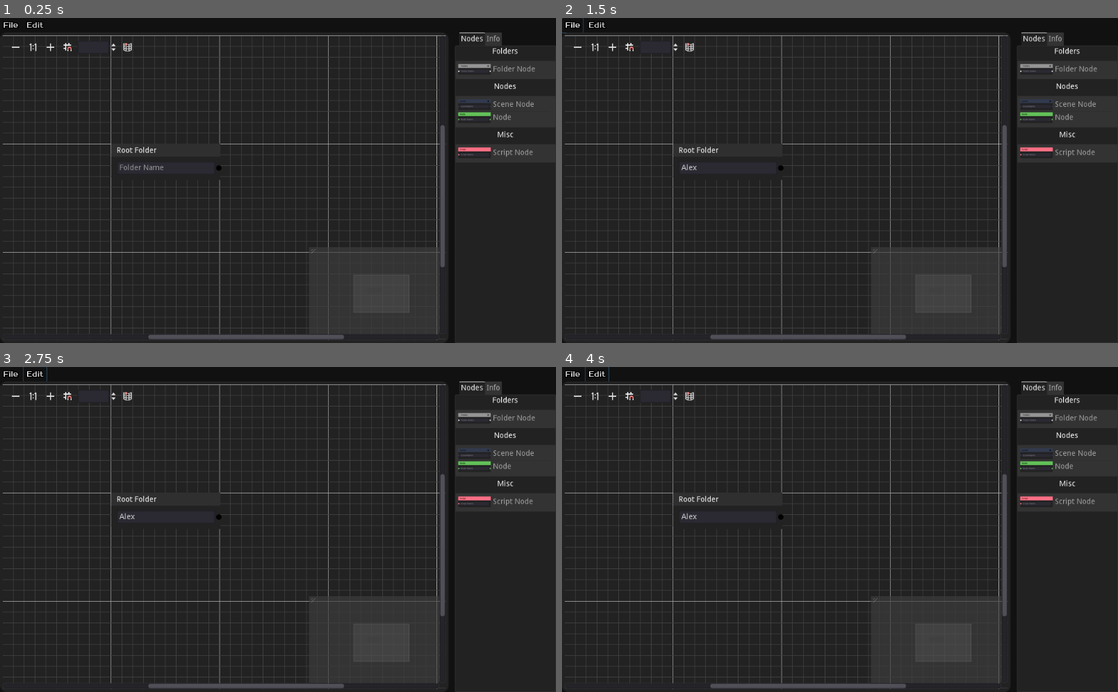
Above: before the commit, frames 1-4 (two rows, left to right).
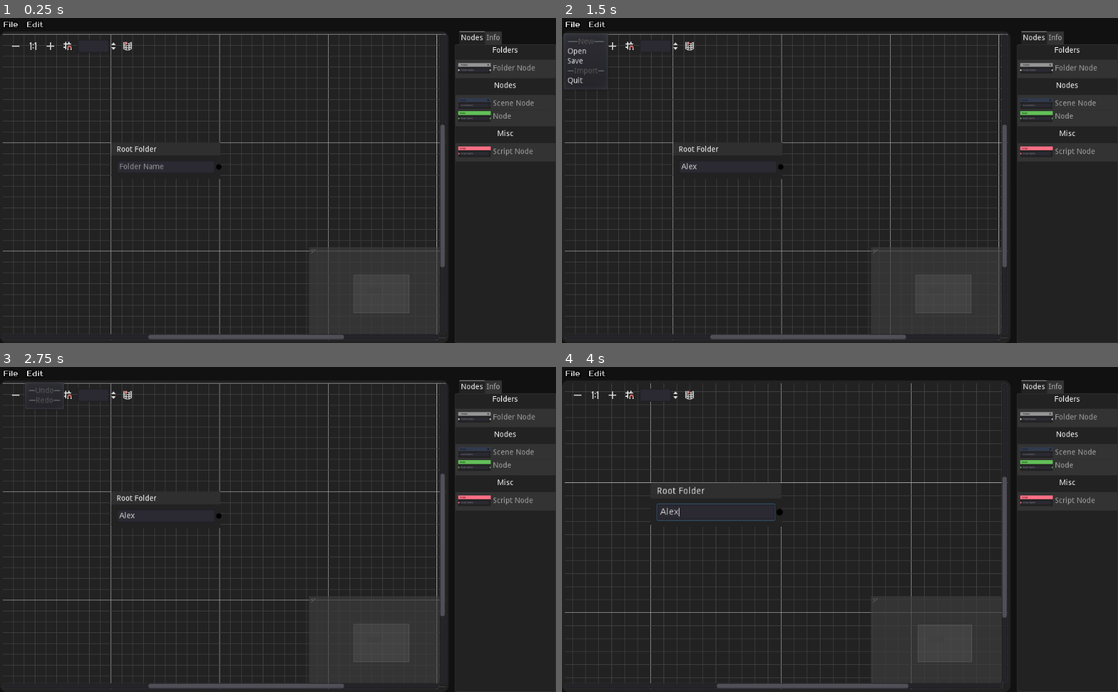
Above: after the commit, the same moments.

Repository: Mercadud/Godot-Project-Planner-Exporter
Game: Godot game, scene res://Scenes/Pages/Main Page.tscn
Two runs of this game, one before a commit and one after it. Both use one fixed random seed, a clock stepped at 60 frames per second and the inputs below.
Inputs (mouse positions are in pixels of both pictures, inside the frame that each line leads up to):
- Up to frame 1 (0.25 s): no input
- Up to frame 2 (1.5 s): click (728, 167) at 0.52 s; type "Alex" at 0.6 s; click "File" at 1.25 s
- Up to frame 3 (2.75 s): click "Edit" at 2 s
- Up to frame 4 (4 s): click (578, 396) at 2.75 s; click (612, 396) at 3.5 s

The runs differ from the first frame. In frame 1, 4.6% of the frame differs, in the area x 0-100%, y 1-99%; in frame 2, 4.8%; in frame 3, 4.7%; in frame 4, 6.8%, in the area x 0-100%, y 0-100%.

Commit message:
added save and load feature

Diff:
--- a/Scenes/Pages/Main Page.tscn
+++ b/Scenes/Pages/Main Page.tscn
@@ -10,6 +10,7 @@
 [ext_resource path="res://Themes/main/itemLists.tres" type="StyleBox" id=9]
 [ext_resource path="res://Assets/Nodes/Script.png" type="Texture" id=10]
 [ext_resource path="res://Assets/Nodes/Node.png" type="Texture" id=11]
+[ext_resource path="res://Script/menus.gd" type="Script" id=14]
 
 [sub_resource type="StyleBoxFlat" id=1]
 bg_color = Color( 0.0705882, 0.0705882, 0.0705882, 1 )
@@ -100,29 +101,34 @@
 
 [node name="tileBar" type="HSplitContainer" parent="Mount/MainWindow"]
 margin_right = 1024.0
-margin_bottom = 27.0
+margin_bottom = 25.0
 dragger_visibility = 2
 
 [node name="menus" type="GridContainer" parent="Mount/MainWindow/tileBar"]
 margin_right = 1024.0
-margin_bottom = 27.0
+margin_bottom = 25.0
 columns = 2
-
-[node name="File" type="ToolButton" parent="Mount/MainWindow/tileBar/menus"]
+script = ExtResource( 14 )
+
+[node name="File" type="MenuButton" parent="Mount/MainWindow/tileBar/menus"]
 margin_right = 39.0
-margin_bottom = 27.0
+margin_bottom = 25.0
 custom_fonts/font = ExtResource( 1 )
 text = "File"
-
-[node name="Edit" type="ToolButton" parent="Mount/MainWindow/tileBar/menus"]
+items = [ "New", null, 0, false, false, 0, 0, null, "", true, "Open", null, 0, false, false, 1, 0, null, "", false, "Save", null, 0, false, false, 2, 0, null, "", false, "Import", null, 0, false, false, 3, 0, null, "", true, "Quit", null, 0, false, false, 4, 0, null, "", false ]
+switch_on_hover = true
+
+[node name="Edit" type="MenuButton" parent="Mount/MainWindow/tileBar/menus"]
 margin_left = 43.0
 margin_right = 86.0
-margin_bottom = 27.0
+margin_bottom = 25.0
 custom_fonts/font = ExtResource( 1 )
 text = "Edit"
+items = [ "Undo", null, 0, false, false, 0, 0, null, "", true, "Redo", null, 0, false, false, 1, 0, null, "", true ]
+switch_on_hover = true
 
 [node name="Editor" type="HSplitContainer" parent="Mount/MainWindow"]
-margin_top = 27.0
+margin_top = 25.0
 margin_right = 1024.0
 margin_bottom = 600.0
 split_offset = 800
@@ -131,14 +137,14 @@
 
 [node name="Graph" type="PanelContainer" parent="Mount/MainWindow/Editor"]
 margin_right = 810.0
-margin_bottom = 573.0
+margin_bottom = 575.0
 custom_styles/panel = SubResource( 2 )
 
 [node name="GraphEdit" type="GraphEdit" parent="Mount/MainWindow/Editor/Graph"]
 margin_left = 5.0
 margin_top = 5.0
 margin_right = 805.0
-margin_bottom = 568.0
+margin_bottom = 570.0
 grow_horizontal = 2
 grow_vertical = 2
 custom_styles/bg = SubResource( 3 )
@@ -158,7 +164,7 @@
 [node name="Select" type="TabContainer" parent="Mount/MainWindow/Editor"]
 margin_left = 822.0
 margin_right = 1024.0
-margin_bottom = 573.0
+margin_bottom = 575.0
 custom_styles/tab_fg = SubResource( 4 )
 custom_styles/tab_bg = SubResource( 5 )
 custom_styles/panel = SubResource( 6 )
@@ -273,6 +279,16 @@
 margin_right = 192.0
 margin_bottom = 24.0
 rect_min_size = Vector2( 90, 0 )
+
+[node name="FileDialog" type="FileDialog" parent="Mount/MainWindow"]
+margin_top = 29.0
+margin_right = 600.0
+margin_bottom = 429.0
+resizable = true
+access = 2
+filters = PoolStringArray( "*.GPPE" )
+current_dir = "/home/merc/Godot/Godot Project Planner"
+current_path = "/home/merc/Godot/Godot Project Planner/"
 [connection signal="gui_input" from="." to="." method="_on_Main_Page_gui_input"]
 [connection signal="resized" from="Mount/MainWindow/Editor" to="Mount/MainWindow/Editor" method="_on_Editor_resized"]
 [connection signal="connection_request" from="Mount/MainWindow/Editor/Graph/GraphEdit" to="Mount/MainWindow/Editor/Graph/GraphEdit" method="_on_GraphEdit_connection_request"]
@@ -282,3 +298,5 @@
 [connection signal="item_activated" from="Mount/MainWindow/Editor/Select/Nodes/Folders/ItemList" to="Mount/MainWindow/Editor/Graph/GraphEdit" method="_on_Folder_item_activated"]
 [connection signal="item_activated" from="Mount/MainWindow/Editor/Select/Nodes/Nodes/ItemList" to="Mount/MainWindow/Editor/Graph/GraphEdit" method="_on_Nodes_item_activated"]
 [connection signal="item_activated" from="Mount/MainWindow/Editor/Select/Nodes/Misc/ItemList" to="Mount/MainWindow/Editor/Graph/GraphEdit" method="_on_Misc_item_activated"]
+[connection signal="dir_selected" from="Mount/MainWindow/FileDialog" to="Mount/MainWindow/tileBar/menus" method="_on_FileDialog_dir_selected"]
+[connection signal="file_selected" from="Mount/MainWindow/FileDialog" to="Mount/MainWindow/tileBar/menus" method="_on_FileDialog_file_selected"]
--- a/Script/Saver.gd
+++ b/Script/Saver.gd
@@ -1,18 +1,27 @@
 extends Node
 
 var connectionList
+var exportDirLocation
+var SaveFileLocation
+var loadedNewProject = false
 
 func _ready():
 	pass
 
-func save(filePath : String):
+func save():
 	var file = File.new()
-	file.open(filePath, File.WRITE)
+	file.open(SaveFileLocation, File.WRITE)
 	file.store_var(connectionList)
 	file.close()
 
-func load(filePath : String):
+func loadProject():
 	var file = File.new()
-	file.open(filePath, File.READ)
+	file.open(SaveFileLocation, File.READ)
 	connectionList = file.get_var()
 	file.close()
+	loadedNewProject = true
+
+func import():
+	var dir = Directory.new()
+	dir.open(exportDirLocation)
+	print("not sure what happens after that")
--- a/Script/Tree/editor/GraphEdit.gd
+++ b/Script/Tree/editor/GraphEdit.gd
@@ -15,6 +15,7 @@
 func _physics_process(_delta):
 	if recordMouseLocation:
 		mouseLocation = get_local_mouse_position()
+	loadConnections()
 
 func spawnNode(nodeName, _dragged):
 	var node = load("res://Scenes/nodes/" + nodeName + ".tscn")
@@ -42,6 +43,7 @@
 	spawnNode("Script", false)
 
 func _on_GraphEdit_connection_request(from, from_slot, to, to_slot):
+	updateConnectionList()
 	if checkConnected(to):
 		if connect_node(from, from_slot, to, to_slot) == OK:
 			print("connected")
@@ -57,8 +59,23 @@
 func updateConnectionList():
 	data.connectionList = get_connection_list()
 
-func loadConnections(thing):
-	pass
+func loadConnections():
+	if (data.loadedNewProject == true):
+		for i in data.connectionList.size():
+			if "Folder" in data.connectionList[i].values()[2]:
+				spawnNode("Folder", false)
+			elif "Scene" in data.connectionList[i].values()[2]:
+				spawnNode("Scene", false)
+			elif "Node" in data.connectionList[i].values()[2]:
+				spawnNode("Node", false)
+			elif "Script" in data.connectionList[i].values()[2]:
+				spawnNode("Script", false)
+		for i in data.connectionList.size():
+			connect_node(data.connectionList[i].values()[0],
+			 data.connectionList[i].values()[1],
+			 data.connectionList[i].values()[2],
+			 data.connectionList[i].values()[3])
+		data.loadedNewProject = false
 
 func _on_GraphEdit_disconnection_request(from, from_slot, to, to_slot):
 	if "Script" in to:
--- /dev/null
+++ b/Script/menus.gd
@@ -0,0 +1,61 @@
+extends GridContainer
+
+onready var fileMenu = $File
+onready var editMenu = $Edit
+onready var fileLocation = $"../../FileDialog"
+onready var data = $"/root/Saver"
+
+func _ready():
+	fileMenu.get_popup().connect("id_pressed", self, "_on_File_item_pressed")
+	editMenu.get_popup().connect("id_pressed", self, "_on_Edit_item_pressed")
+
+func _on_File_item_pressed(id):
+	if id == 0:
+		NewPressed()
+	elif id == 1:
+		OpenPressed()
+	elif id == 2:
+		SavePressed()
+	elif id == 3:
+		ImportPressed()
+	elif id == 4:
+		QuitPressed()
+
+func _on_Edit_item_pressed(id):
+	if id == 0:
+		undoPressed()
+	elif id == 1:
+		redoPressed()
+
+func NewPressed():
+	pass
+
+func OpenPressed():
+	fileLocation.mode = FileDialog.MODE_OPEN_FILE
+	fileLocation.popup_centered()
+
+func SavePressed():
+	fileLocation.mode = FileDialog.MODE_SAVE_FILE
+	fileLocation.popup_centered()
+
+func ImportPressed():
+	pass
+
+func QuitPressed():
+	get_tree().quit(-1)
+
+func _on_FileDialog_dir_selected(dir):
+	data.exportDirLocation = dir
+
+func _on_FileDialog_file_selected(path):
+	data.SaveFileLocation = path
+	if fileLocation.mode == FileDialog.MODE_SAVE_FILE:
+		data.save()
+	elif fileLocation.mode == FileDialog.MODE_OPEN_FILE:
+		data.loadProject()
+
+func undoPressed():
+	pass
+
+func redoPressed():
+	pass
--- /dev/null
+++ b/Themes/main/buttons/MenuButtonHover.tres
@@ -0,0 +1,4 @@
+[gd_resource type="StyleBoxFlat" format=2]
+
+[resource]
+bg_color = Color( 0.137255, 0.137255, 0.137255, 1 )
--- /dev/null
+++ b/Themes/main/buttons/MenuButtonNormal.tres
@@ -0,0 +1,4 @@
+[gd_resource type="StyleBoxFlat" format=2]
+
+[resource]
+bg_color = Color( 0.0705882, 0.0705882, 0.0705882, 1 )
--- /dev/null
+++ b/Themes/main/buttons/MenuButtonPressed.tres
@@ -0,0 +1,9 @@
+[gd_resource type="StyleBoxFlat" format=2]
+
+[resource]
+bg_color = Color( 0.137255, 0.137255, 0.137255, 1 )
+border_width_left = 2
+border_width_top = 2
+border_width_right = 2
+border_width_bottom = 2
+border_color = Color( 0.203922, 0.203922, 0.203922, 1 )
Not shown: 1 places in Scenes/Pages/Main Page.tscn that only renumber resources
